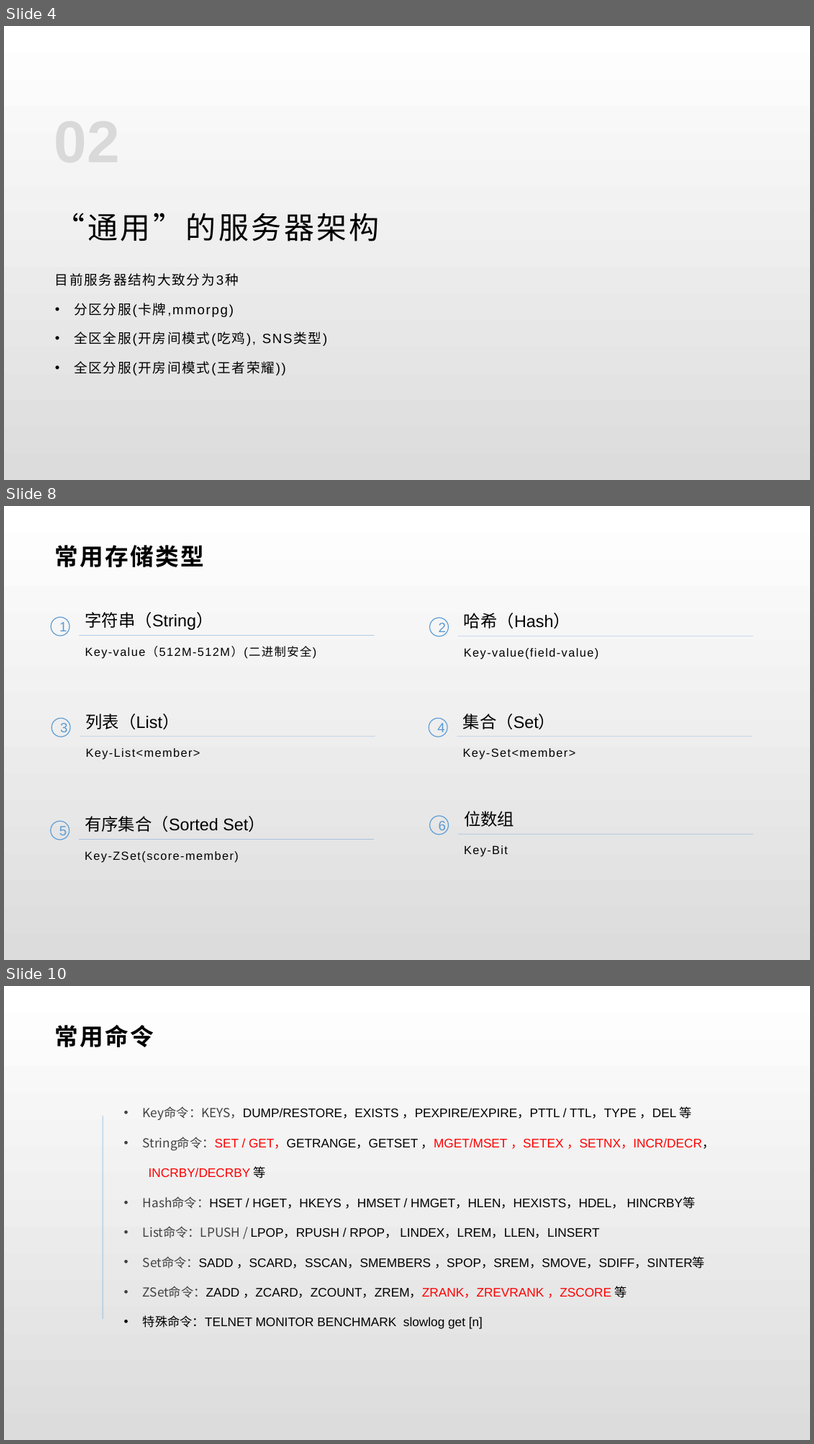
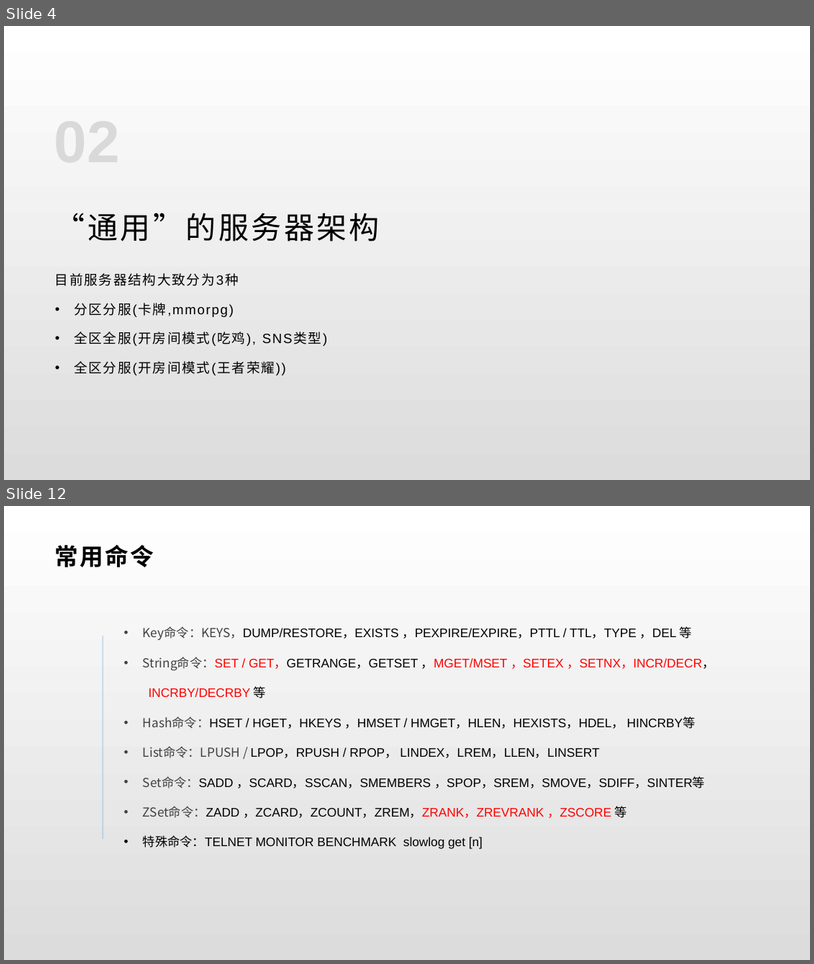
Before and after one commit to lori227/KFrame, a slide deck: _doc/KFrame.pptx. Shown one above the other, each under a label of ours: slides 4, 8 and 10 before the commit, slides 4 and 12 after it; the slides between them are not shown. The pictures are 814x1444 and 814x964 pixels, drawn with LibreOffice and Linux fonts; fonts in the diff are those of the drawing. Boxes give left, top, right and bottom in pixels: in the first picture for what was removed or moved away, otherwise in the second. Text is boxed around its words. In the diff, an @@ line names an element or a change of style, - is before the commit and + after.

```diff
--- a/_doc/KFrame.pptx
+++ b/_doc/KFrame.pptx
@@ slide 8 removed at (x1=4, y1=506, x2=810, y2=960), background gradient #FFFFFF to #DCDCDC @@
@@ text removed at (x1=55, y1=545, x2=204, y2=567) @@
-常用存储类型
@@ text removed at (x1=85, y1=612, x2=214, y2=630) @@
-字符串（String）
@@ text removed at (x1=464, y1=613, x2=571, y2=628) @@
-哈希（Hash）
@@ ellipse removed at (x1=52, y1=618, x2=70, y2=636) @@
-1
@@ ellipse removed at (x1=430, y1=618, x2=449, y2=636) @@
-2
@@ line removed from (79, 636) to (374, 636) @@
@@ text removed at (x1=85, y1=646, x2=317, y2=658) @@
-Key-value（512M-512M）(二进制安全)
@@ line removed from (458, 636) to (754, 636) @@
@@ text removed at (x1=464, y1=648, x2=599, y2=659) @@
-Key-value(field-value)
@@ ellipse removed at (x1=52, y1=718, x2=70, y2=736) @@
-3
@@ text removed at (x1=86, y1=713, x2=180, y2=729) @@
-列表（List）
@@ ellipse removed at (x1=430, y1=718, x2=448, y2=736) @@
-4
@@ text removed at (x1=463, y1=713, x2=556, y2=729) @@
-集合（Set）
@@ line removed from (80, 736) to (376, 736) @@
@@ line removed from (457, 736) to (752, 736) @@
@@ text removed at (x1=86, y1=748, x2=201, y2=759) @@
-Key-List<member>
@@ text removed at (x1=463, y1=748, x2=576, y2=759) @@
-Key-Set<member>
@@ ellipse removed at (x1=51, y1=821, x2=70, y2=839) @@
-5
@@ text removed at (x1=85, y1=816, x2=265, y2=831) @@
-有序集合（Sorted Set）
@@ ellipse removed at (x1=430, y1=816, x2=449, y2=834) @@
-6
@@ text removed at (x1=464, y1=811, x2=514, y2=826) @@
-位数组
@@ line removed from (79, 839) to (374, 839) @@
@@ text removed at (x1=85, y1=851, x2=239, y2=862) @@
-Key-ZSet(score-member)
@@ line removed from (458, 834) to (754, 834) @@
@@ text removed at (x1=464, y1=845, x2=508, y2=857) @@
-Key-Bit
@@ what was slide 10 is now slide 12 @@
```
Also in this commit, not shown: 1 slide changed, 5 slides added, 2 other slides removed.
